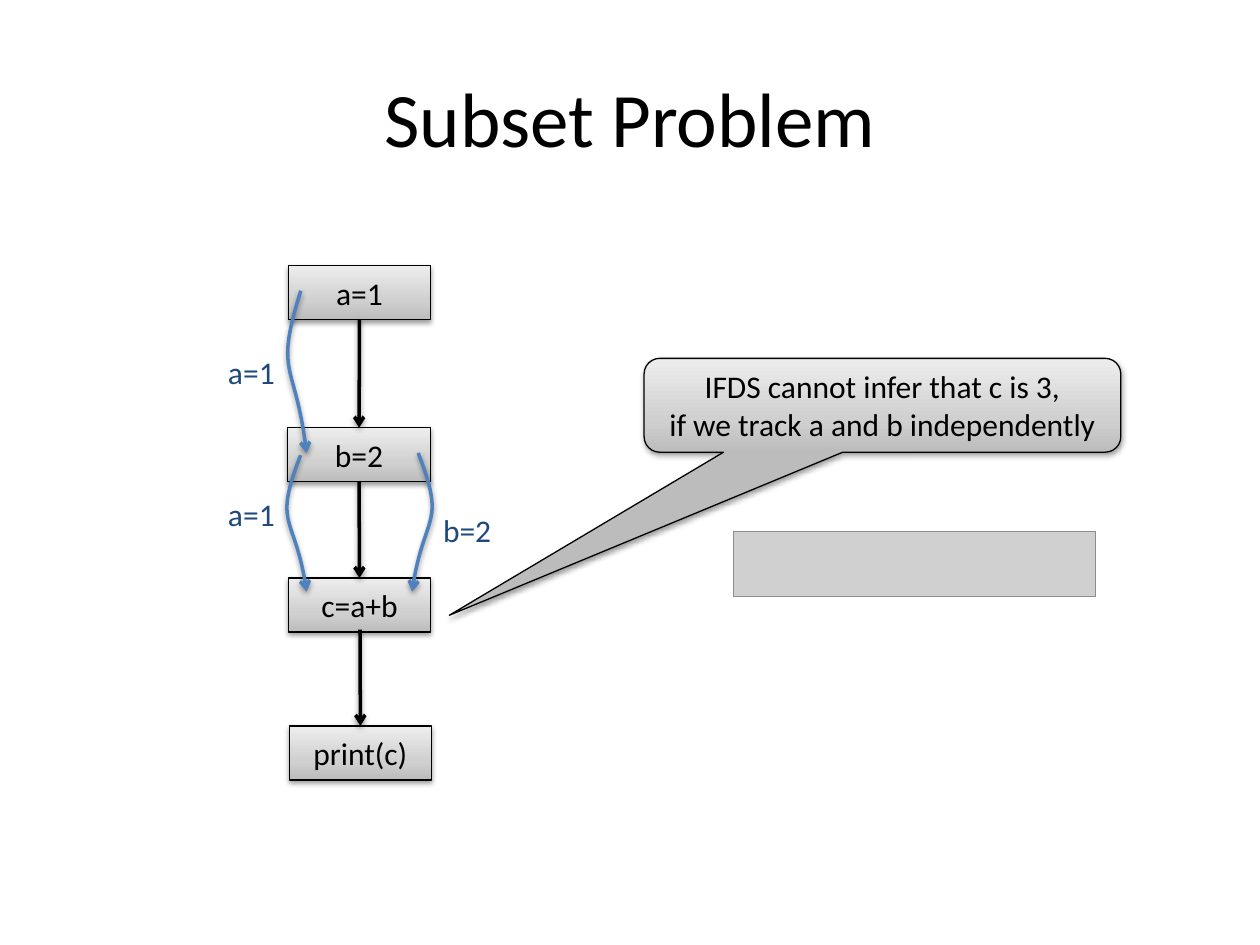
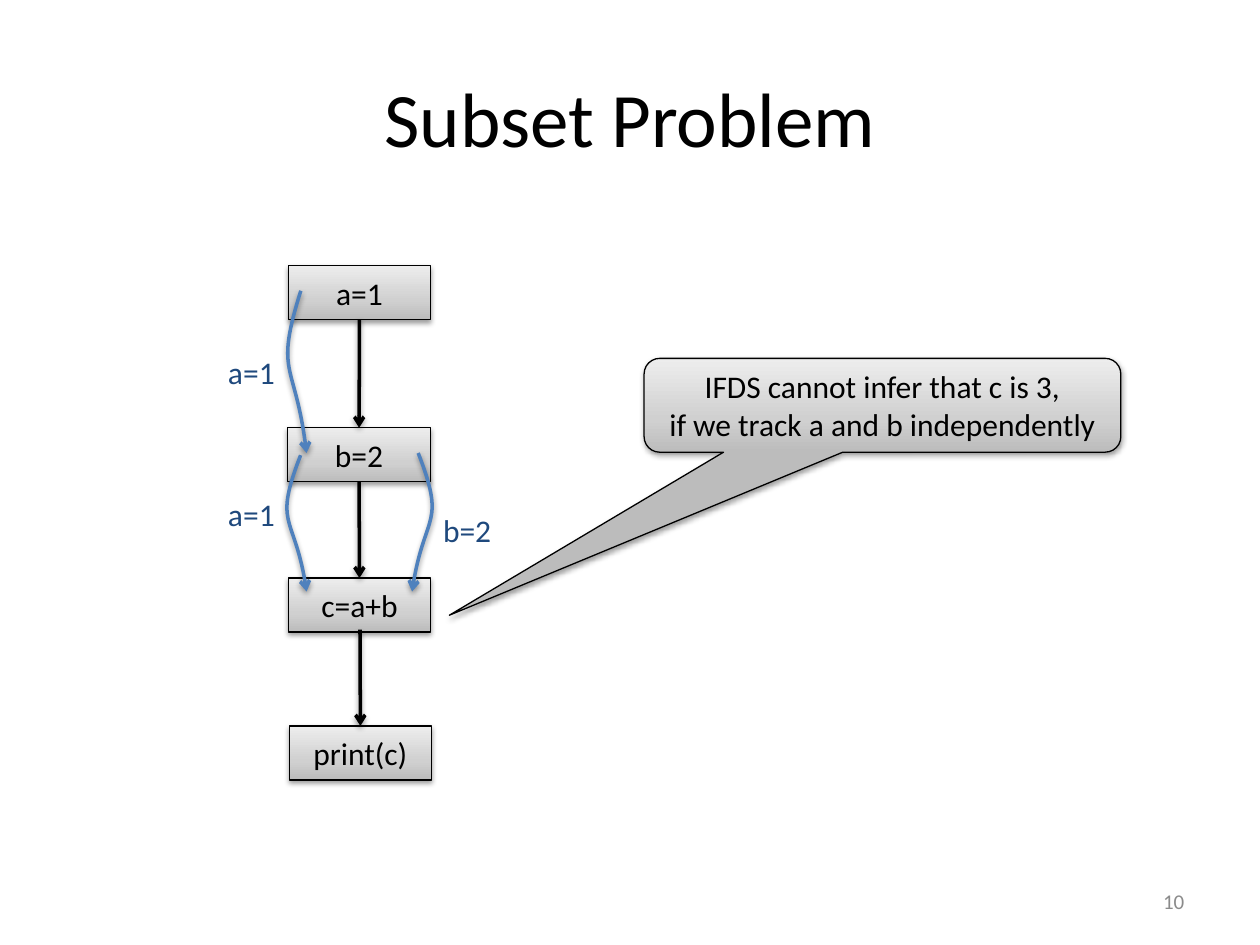
Before and after one commit to stg-tud/apsa, a slide deck: slide 10 of 2016/lecture/APSA-08-IFDS.pptx. Drawn at 1260x945 pixels with LibreOffice and Linux fonts; fonts in the diff are those of the drawing; grey boxes stand for pictures. Boxes give left, top, right and bottom in pixels: in the first picture for what was removed or moved away, otherwise in the second. Text is boxed around its words. In the diff, an @@ line names an element or a change of style, - is before the commit and + after.

```diff
--- a/2016/lecture/APSA-08-IFDS.pptx
+++ b/2016/lecture/APSA-08-IFDS.pptx
@@ picture removed at box(733, 532, 1096, 596) @@
@@ page number added at box(1163, 895, 1184, 909), 12 pt, text #8C8C8C @@
+10
```
Also in this commit, not shown: 27 other slides changed, 1 other file.
